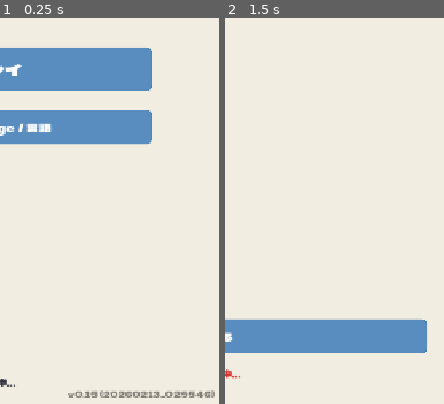
Above: before the commit, frames 1-2 (left to right).
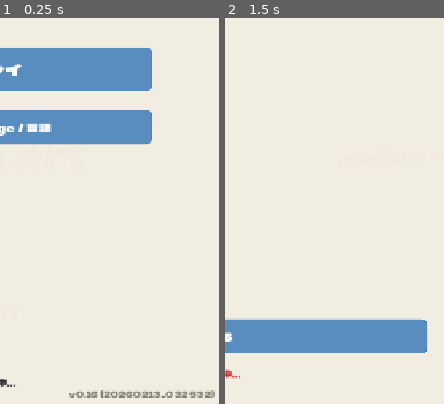
Above: after the commit, the same moments.

Repository: elefolo4565/modern-art
Game: Godot game, scene res://scenes/main.tscn
Same seed, same stepped clock (60 frames per second), same inputs: the game is played once before the commit and once after it.
Inputs (mouse positions are % of the whole screen's width and height, from its top left):
- Up to frame 1 (0.25 s): no input
- Up to frame 2 (1.5 s): click "プレイ" at 0.5 s; click (49, 12) at 1.27 s; type "Alex" at 1.35 s
The pictures show only the part of the screen within x 50-100%, y 50-100%; the shares and areas given below are measured in that part.

The runs differ from the first frame. In frame 1, 0.5% of the frame differs, in the area x 31-97%, y 96-99%; in frame 2, less than 0.1%.

Commit message:
Add flowing 'modern art' background text effect to all screens
Co-Authored-By: Claude Opus 4.6 <noreply@anthropic.com>

Diff:
--- a/client/scenes/game/game_board.tscn
+++ b/client/scenes/game/game_board.tscn
@@ -1,6 +1,7 @@
-[gd_scene load_steps=6 format=3 uid="uid://game001"]
+[gd_scene load_steps=7 format=3 uid="uid://game001"]
 
 [ext_resource type="Script" path="res://scripts/game/game_board.gd" id="1"]
+[ext_resource type="Script" path="res://scripts/components/bg_text_flow.gd" id="bg_text_flow"]
 [ext_resource type="PackedScene" uid="uid://hand001" path="res://scenes/components/hand_area.tscn" id="2"]
 [ext_resource type="PackedScene" uid="uid://market001" path="res://scenes/game/market_board.tscn" id="3"]
 [ext_resource type="PackedScene" uid="uid://auction001" path="res://scenes/game/auction_panel.tscn" id="4"]
@@ -22,6 +23,14 @@
 anchor_bottom = 1.0
 color = Color(0.95, 0.93, 0.88, 1)
 
+[node name="TextFlow" type="Control" parent="."]
+layout_mode = 1
+anchors_preset = 15
+anchor_right = 1.0
+anchor_bottom = 1.0
+mouse_filter = 2
+script = ExtResource("bg_text_flow")
+
 [node name="MainVBox" type="VBoxContainer" parent="."]
 layout_mode = 1
 anchors_preset = 15
--- a/client/scenes/game/result.tscn
+++ b/client/scenes/game/result.tscn
@@ -1,6 +1,7 @@
-[gd_scene load_steps=2 format=3 uid="uid://result001"]
+[gd_scene load_steps=3 format=3 uid="uid://result001"]
 
 [ext_resource type="Script" path="res://scripts/game/result.gd" id="1"]
+[ext_resource type="Script" path="res://scripts/components/bg_text_flow.gd" id="bg_text_flow"]
 
 [node name="Result" type="Control"]
 layout_mode = 3
@@ -17,6 +18,14 @@
 anchor_right = 1.0
 anchor_bottom = 1.0
 color = Color(0.95, 0.93, 0.88, 1)
+
+[node name="TextFlow" type="Control" parent="."]
+layout_mode = 1
+anchors_preset = 15
+anchor_right = 1.0
+anchor_bottom = 1.0
+mouse_filter = 2
+script = ExtResource("bg_text_flow")
 
 [node name="MarginContainer" type="MarginContainer" parent="."]
 layout_mode = 1
--- a/client/scenes/lobby/lobby.tscn
+++ b/client/scenes/lobby/lobby.tscn
@@ -1,6 +1,7 @@
-[gd_scene load_steps=2 format=3 uid="uid://lobby001"]
+[gd_scene load_steps=3 format=3 uid="uid://lobby001"]
 
 [ext_resource type="Script" path="res://scripts/lobby/lobby.gd" id="1"]
+[ext_resource type="Script" path="res://scripts/components/bg_text_flow.gd" id="bg_text_flow"]
 
 [node name="Lobby" type="Control"]
 layout_mode = 3
@@ -17,6 +18,14 @@
 anchor_right = 1.0
 anchor_bottom = 1.0
 color = Color(0.95, 0.93, 0.88, 1)
+
+[node name="TextFlow" type="Control" parent="."]
+layout_mode = 1
+anchors_preset = 15
+anchor_right = 1.0
+anchor_bottom = 1.0
+mouse_filter = 2
+script = ExtResource("bg_text_flow")
 
 [node name="MarginContainer" type="MarginContainer" parent="."]
 layout_mode = 1
--- a/client/scenes/lobby/waiting_room.tscn
+++ b/client/scenes/lobby/waiting_room.tscn
@@ -1,6 +1,7 @@
-[gd_scene load_steps=2 format=3 uid="uid://wait001"]
+[gd_scene load_steps=3 format=3 uid="uid://wait001"]
 
 [ext_resource type="Script" path="res://scripts/lobby/waiting_room.gd" id="1"]
+[ext_resource type="Script" path="res://scripts/components/bg_text_flow.gd" id="bg_text_flow"]
 
 [node name="WaitingRoom" type="Control"]
 layout_mode = 3
@@ -17,6 +18,14 @@
 anchor_right = 1.0
 anchor_bottom = 1.0
 color = Color(0.95, 0.93, 0.88, 1)
+
+[node name="TextFlow" type="Control" parent="."]
+layout_mode = 1
+anchors_preset = 15
+anchor_right = 1.0
+anchor_bottom = 1.0
+mouse_filter = 2
+script = ExtResource("bg_text_flow")
 
 [node name="MarginContainer" type="MarginContainer" parent="."]
 layout_mode = 1
--- a/client/scenes/title/title.tscn
+++ b/client/scenes/title/title.tscn
@@ -1,6 +1,7 @@
-[gd_scene load_steps=4 format=3 uid="uid://title001"]
+[gd_scene load_steps=5 format=3 uid="uid://title001"]
 
 [ext_resource type="Script" path="res://scripts/title/title.gd" id="1"]
+[ext_resource type="Script" path="res://scripts/components/bg_text_flow.gd" id="bg_text_flow"]
 
 [sub_resource type="LabelSettings" id="LabelSettings_title"]
 font_size = 56
@@ -25,6 +26,14 @@
 anchor_right = 1.0
 anchor_bottom = 1.0
 color = Color(0.95, 0.93, 0.88, 1)
+
+[node name="TextFlow" type="Control" parent="."]
+layout_mode = 1
+anchors_preset = 15
+anchor_right = 1.0
+anchor_bottom = 1.0
+mouse_filter = 2
+script = ExtResource("bg_text_flow")
 
 [node name="VBox" type="VBoxContainer" parent="."]
 layout_mode = 1
--- a/client/scripts/autoload/game_state.gd
+++ b/client/scripts/autoload/game_state.gd
@@ -2,8 +2,8 @@
 
 ## Client-side game state, updated by server messages.
 
-const VERSION: String = "0.15"
-const BUILD_DATE: String = "20260213_025546"
+const VERSION: String = "0.16"
+const BUILD_DATE: String = "20260213_032532"
 
 signal state_changed
 signal hand_updated
--- /dev/null
+++ b/client/scripts/components/bg_text_flow.gd
@@ -0,0 +1,76 @@
+extends Control
+
+## Background flowing "modern art" text effect.
+## Add as a child of the BG ColorRect (must be behind main content).
+
+var _font: Font
+var _spawn_timer: float = 0.0
+var _texts: Array[Label] = []
+
+const SPAWN_INTERVAL := 1.8
+const TEXT := "modern art"
+const COLOR := Color(0.88, 0.85, 0.78, 0.13)
+const MIN_SIZE := 28
+const MAX_SIZE := 64
+const MIN_SPEED := 15.0
+const MAX_SPEED := 35.0
+
+func _ready() -> void:
+	clip_contents = true
+	mouse_filter = Control.MOUSE_FILTER_IGNORE
+	_font = preload("res://assets/fonts/DelaGothicOne-Regular.ttf")
+	# Seed some initial texts so screen isn't empty at start
+	for i in range(6):
+		_spawn_text(true)
+
+func _process(delta: float) -> void:
+	_spawn_timer += delta
+	if _spawn_timer >= SPAWN_INTERVAL:
+		_spawn_timer = 0.0
+		_spawn_text(false)
+
+	var to_remove: Array[Label] = []
+	for label in _texts:
+		label.position.x += label.get_meta("speed") * delta
+		var dir: int = label.get_meta("dir")
+		if dir > 0 and label.position.x > size.x:
+			to_remove.append(label)
+		elif dir < 0 and label.position.x < -label.size.x:
+			to_remove.append(label)
+
+	for label in to_remove:
+		label.queue_free()
+		_texts.erase(label)
+
+func _spawn_text(initial: bool) -> void:
+	var label := Label.new()
+	label.text = TEXT
+	label.mouse_filter = Control.MOUSE_FILTER_IGNORE
+	label.add_theme_font_override("font", _font)
+
+	var font_size := randi_range(MIN_SIZE, MAX_SIZE)
+	label.add_theme_font_size_override("font_size", font_size)
+	label.add_theme_color_override("font_color", COLOR)
+
+	# Random direction: left-to-right or right-to-left
+	var dir := 1 if randf() > 0.5 else -1
+	var speed := randf_range(MIN_SPEED, MAX_SPEED) * dir
+	label.set_meta("speed", speed)
+	label.set_meta("dir", dir)
+
+	# Slight rotation for visual variety
+	label.rotation = randf_range(-0.08, 0.08)
+
+	var y := randf_range(-20, size.y - font_size + 20)
+	label.position.y = y
+
+	if initial:
+		# Place randomly across the screen
+		label.position.x = randf_range(-100, size.x)
+	elif dir > 0:
+		label.position.x = -400
+	else:
+		label.position.x = size.x + 50
+
+	add_child(label)
+	_texts.append(label)
Not shown, changed: CLAUDE.md
